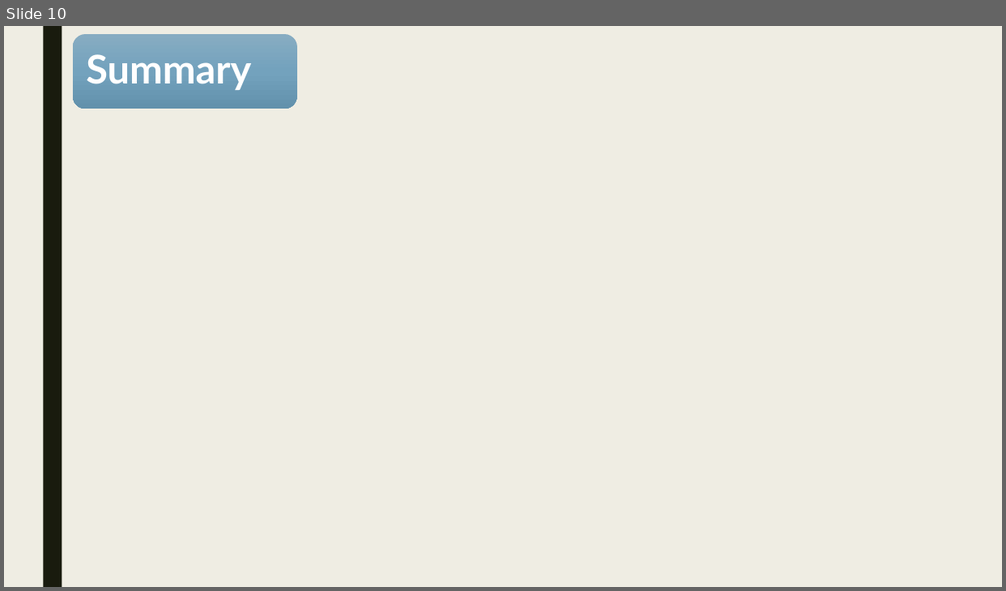
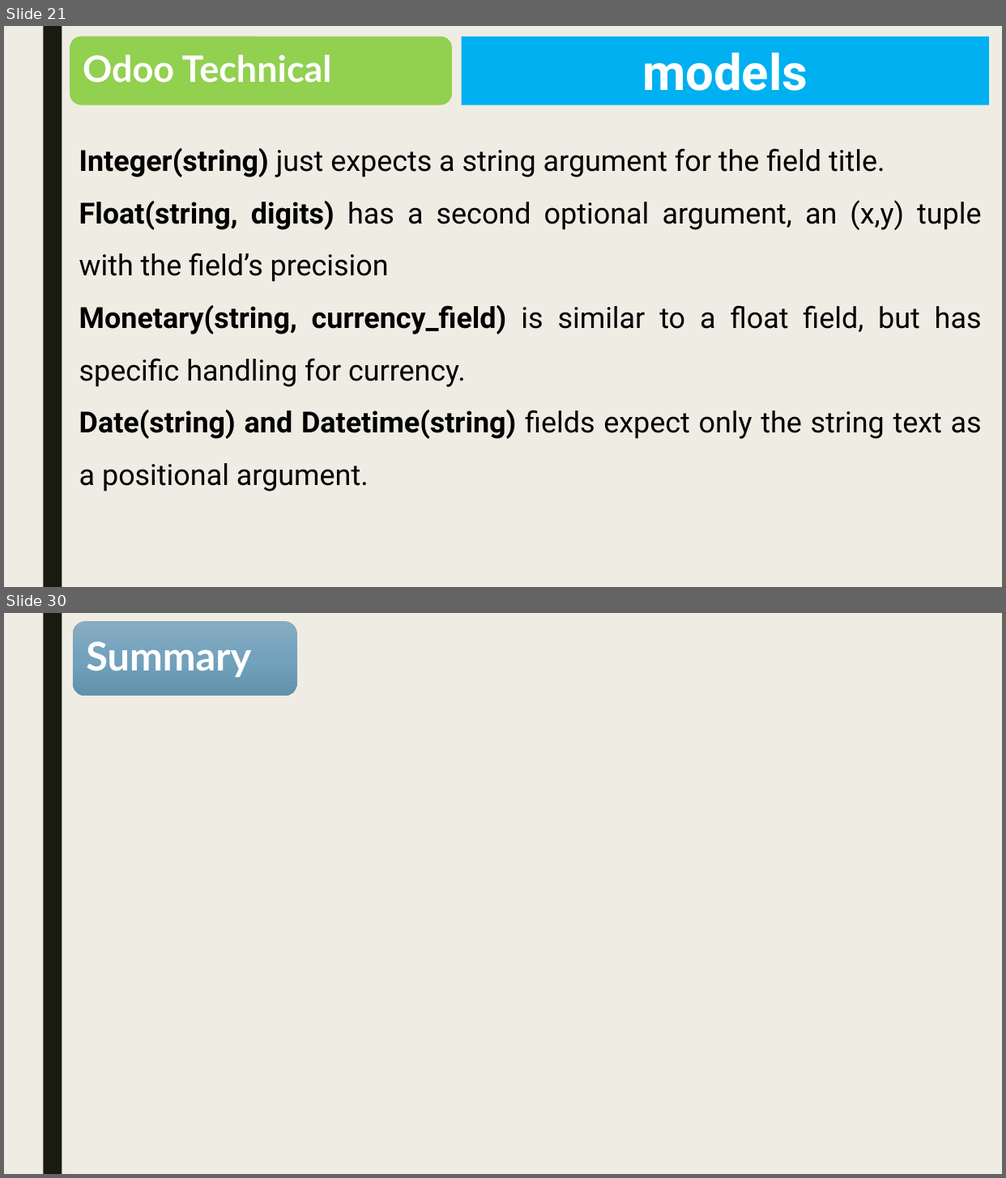
Before and after one commit to PhuocThinh/OdooDocument, a slide deck: Odoo Framwork Report.pptx. Shown one above the other, each under a label of ours: slide 10 before the commit, slides 21 and 30 after it; the slides between them are not shown. The pictures are 1006x591 and 1006x1178 pixels, drawn with LibreOffice and Linux fonts; fonts in the diff are those of the drawing. Boxes give left, top, right and bottom in pixels: in the first picture for what was removed or moved away, otherwise in the second. Text is boxed around its words. In the diff, an @@ line names an element or a change of style, - is before the commit and + after.

```diff
--- a/Odoo Framwork Report.pptx
+++ b/Odoo Framwork Report.pptx
@@ slide 21 added at box(4, 26, 1002, 587), background #EFEDE3; not listed: 1 template element that a slide beside it also shows @@
@@ rounded rectangle added at box(70, 37, 453, 105), fill #92D050 @@
@@ rectangle added at box(462, 37, 989, 105), fill #00B0F0, 48 pt, text #FFFFFF, bold @@
+models
@@ text added at box(83, 54, 332, 83), 35 pt, text #FFFFFF, bold @@
+Odoo Technical
@@ text added at box(79, 148, 982, 492), 28 pt, text #000000 @@
+Integer(string) just expects a string argument for the field title.
+Float(string, digits) has a second optional argument, an (x,y) tuple with the field’s precision
+Monetary(string, currency_field) is similar to a float field, but has specific handling for currency.
+Date(string) and Datetime(string) fields expect only the string text as a positional argument.
@@ what was slide 10 is now slide 30 @@
```
Also in this commit, not shown: 2 slides changed, 26 other slides added, 7 slides removed, 31 other files.
